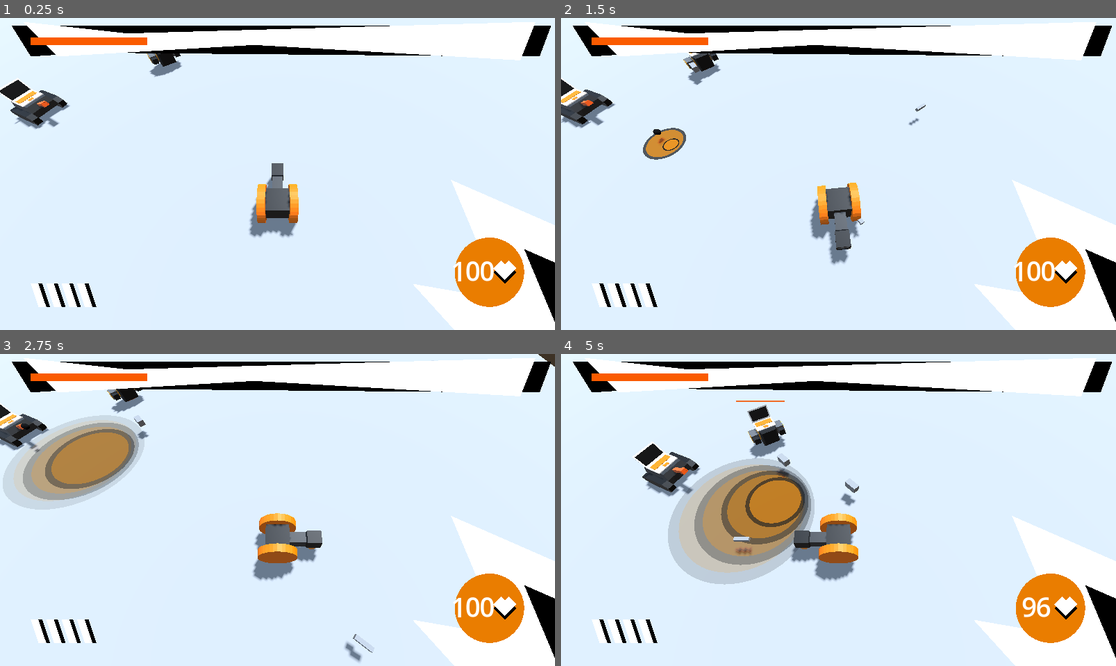
Above: before the commit, frames 1-4 (two rows, left to right).
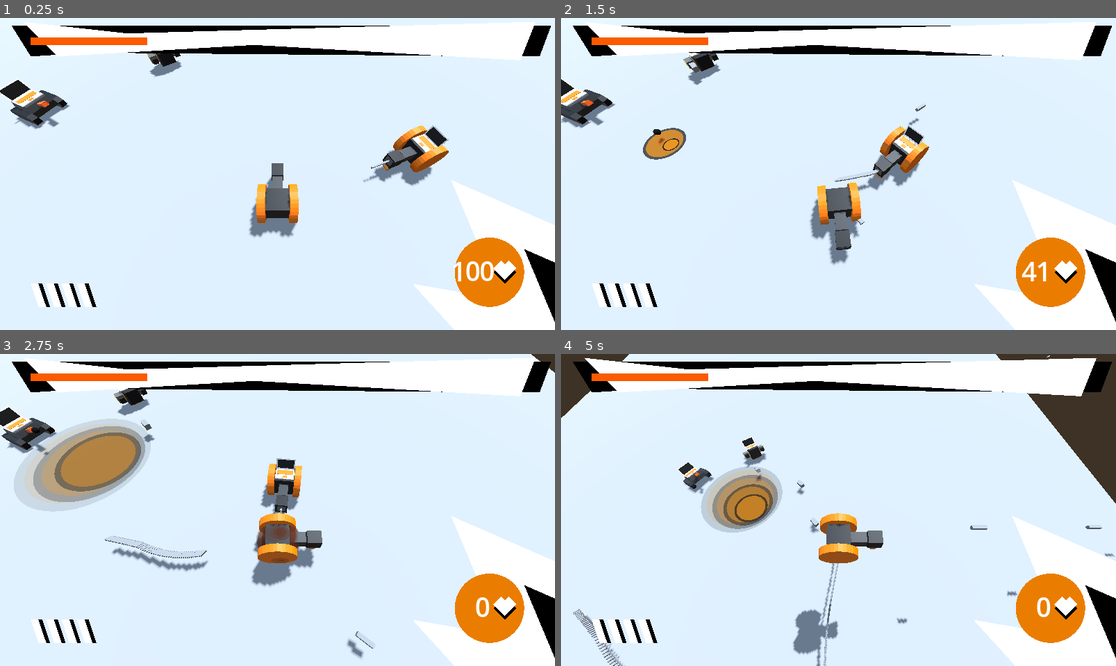
Above: after the commit, the same moments.

Repository: Username4D/Frameclash
Game: Godot game, scene res://scenes/arena_scene.tscn
Two runs of this game, one before a commit and one after it. Both use one fixed random seed, a clock stepped at 60 frames per second and the inputs below. The engine's default icon, where the game draws it, is replaced by a stand-in: a white triangle on a blue panel in a dark square.
Inputs:
- Up to frame 1 (0.25 s): no input
- Up to frame 2 (1.5 s): hold Right (ui_right) 0.53-1.28 s; tap Space (shoot) at 0.6, 1.35 s; hold Down (ui_down) from 1.28 s (still down)
- Up to frame 3 (2.75 s): release Down (ui_down) at 2.03 s; hold Right (ui_right) from 2.03 s (still down); tap Space (shoot) at 2.1 s
- Up to frame 4 (5 s): release Right (ui_right) at 2.78 s; hold Up (ui_up) 2.78-3.53 s; tap Space (shoot) at 2.85, 3.6, 4.35 s; hold Left (ui_left) from 3.53 s (still down)

The runs differ from the first frame. In frame 1, 1.6% of the frame differs, in the area x 65-81%, y 34-54%; in frame 2, 1.6%; in frame 3, 7.1%; in frame 4, 16%, in the area x 0-100%, y 0-100%.

Commit message:
added soldier enemy type

Diff:
--- a/scenes/arena_scene.tscn
+++ b/scenes/arena_scene.tscn
@@ -1,9 +1,10 @@
-[gd_scene load_steps=13 format=3 uid="uid://crnc3h3kury05"]
+[gd_scene load_steps=14 format=3 uid="uid://crnc3h3kury05"]
 
 [ext_resource type="PackedScene" uid="uid://dwnj7o6j5hhaf" path="res://scenes/player.tscn" id="1_f05c1"]
 [ext_resource type="Texture2D" uid="uid://byoim7vom3x8w" path="res://icon.svg" id="2_v87wf"]
 [ext_resource type="PackedScene" uid="uid://cxurx5g14168l" path="res://scenes/roller.tscn" id="4_8k0nb"]
 [ext_resource type="PackedScene" uid="uid://c7dll3opvsjw4" path="res://scenes/tanker.tscn" id="4_bt4xr"]
+[ext_resource type="PackedScene" uid="uid://b28jk27ltrtq6" path="res://scenes/soldier.tscn" id="5_bt4xr"]
 
 [sub_resource type="ProceduralSkyMaterial" id="ProceduralSkyMaterial_8k0nb"]
 sky_horizon_color = Color(0.66224277, 0.6717428, 0.6867428, 1)
@@ -46,7 +47,6 @@
 shadow_enabled = true
 
 [node name="player" parent="." instance=ExtResource("1_f05c1")]
-health = 100
 
 [node name="StaticBody3D" type="StaticBody3D" parent="."]
 collision_layer = 7
@@ -77,3 +77,6 @@
 
 [node name="enemy" parent="enemies" instance=ExtResource("4_bt4xr")]
 transform = Transform3D(1, 0, 0, 0, 1, 0, 0, 0, 1, -9, 0, -4)
+
+[node name="soldier" parent="enemies" instance=ExtResource("5_bt4xr")]
+transform = Transform3D(1, 0, 0, 0, 1, 0, 0, 0, 1, 4.4836063, -9.834766e-07, -1.8153791)
--- a/scenes/enemy.tscn
+++ b/scenes/enemy.tscn
@@ -1,5 +1,6 @@
-[gd_scene load_steps=7 format=3 uid="uid://bm0lcqjq0augx"]
+[gd_scene load_steps=8 format=3 uid="uid://bm0lcqjq0augx"]
 
+[ext_resource type="Script" uid="uid://bncsmg2clg5gi" path="res://scripts/soldier.gd" id="1_4ra3w"]
 [ext_resource type="Script" uid="uid://bjrfttjtgja7r" path="res://scripts/enemy.gd" id="1_7p1mj"]
 
 [sub_resource type="BoxShape3D" id="BoxShape3D_8tegq"]
@@ -31,7 +32,8 @@
 [sub_resource type="SphereMesh" id="SphereMesh_md0e3"]
 material = SubResource("StandardMaterial3D_7p1mj")
 
-[node name="enemy" type="CharacterBody3D" groups=["enemy"]]
+[node name="soldier" type="CharacterBody3D" groups=["enemy"]]
+script = ExtResource("1_4ra3w")
 
 [node name="CollisionShape3D" type="CollisionShape3D" parent="."]
 shape = SubResource("BoxShape3D_8tegq")
--- a/scenes/player.tscn
+++ b/scenes/player.tscn
@@ -17,7 +17,6 @@
 [node name="player" type="CharacterBody3D" groups=["player"]]
 script = ExtResource("1_3vyb7")
 bullet = ExtResource("2_g2els")
-health = null
 
 [node name="CollisionShape3D" type="CollisionShape3D" parent="."]
 shape = SubResource("BoxShape3D_3vyb7")
--- /dev/null
+++ b/scenes/soldier.tscn
@@ -0,0 +1,15 @@
+[gd_scene load_steps=3 format=3 uid="uid://b28jk27ltrtq6"]
+
+[ext_resource type="PackedScene" uid="uid://bm0lcqjq0augx" path="res://scenes/enemy.tscn" id="1_q2rr1"]
+[ext_resource type="PackedScene" uid="uid://b2ncaonngc0x8" path="res://assets/soldier.glb" id="2_2oslh"]
+
+[node name="soldier" instance=ExtResource("1_q2rr1")]
+
+[node name="Mesh" parent="." index="2"]
+transform = Transform3D(0.5, 0, 0, 0, 0.5, 0, 0, 0, 0.5, 0, 0, 0)
+
+[node name="soldier2" parent="Mesh" index="0" instance=ExtResource("2_2oslh")]
+transform = Transform3D(-4.371139e-08, 0, 1, 0, 1, 0, -1, 0, -4.371139e-08, 0, 0, 0)
+
+[node name="front_shot" type="Marker3D" parent="Mesh" index="1"]
+transform = Transform3D(-1, 0, -8.742278e-08, 0, 1, 0, 8.742278e-08, 0, -1, 0, 0, -2.22)
--- a/scenes/tanker.tscn
+++ b/scenes/tanker.tscn
@@ -10,7 +10,7 @@
 [node name="Mesh" parent="." index="2"]
 transform = Transform3D(0.5, 0, 0, 0, 0.5, 0, 0, 0, 0.5, 0, -0.1, 0)
 
-[node name="tanker2" parent="Mesh" index="0" instance=ExtResource("3_7eh81")]
+[node name="tanker" parent="Mesh" index="0" instance=ExtResource("3_7eh81")]
 transform = Transform3D(-4.371139e-08, 0, 1, 0, 1, 0, -1, 0, -4.371139e-08, 0, 0, 0)
 
 [node name="front_shot" type="Marker3D" parent="Mesh" index="1"]
--- a/scripts/bullet.gd
+++ b/scripts/bullet.gd
@@ -2,6 +2,7 @@
 
 @export var enemy = false
 @export var speed = 0.1
+@export var damage = 4
 
 func _physics_process(delta: float) -> void:
 	self.position += Vector3(0.0,0.0,speed).rotated(Vector3(0,1,0),self.rotation.y)
@@ -11,7 +12,7 @@
 	if enemy and body.is_in_group("player"):
 
 		if body.health > 0:
-			body.health -= 4
+			body.health -= damage
 		self.queue_free()
 	if not enemy and body.is_in_group("enemy"):
 		if body.get_node("NavigationAgent3D").health > 0:
--- /dev/null
+++ b/scripts/soldier.gd
@@ -0,0 +1,17 @@
+extends CharacterBody3D
+
+var bullet = preload("res://scenes/bullet.tscn")
+
+func shoot():
+
+	var shot_l = bullet.instantiate()
+	shot_l.transform = $Mesh/front_shot.global_transform
+	shot_l.enemy = true
+	shot_l.damage = 1
+	shot_l.speed = 0.05
+	self.get_parent().get_parent().add_child(shot_l)
+
+	await get_tree().create_timer(0.).timeout.connect(shoot)
+
+func _ready() -> void:
+	shoot()
Binary file added: assets/soldier.glb
Not shown, added: assets/soldier.glb.import
Binary file added: assets/soldier_bg9RSpyg.png
Not shown, added: assets/soldier_bg9RSpyg.png.import
Not shown, added: scripts/soldier.gd.uid
